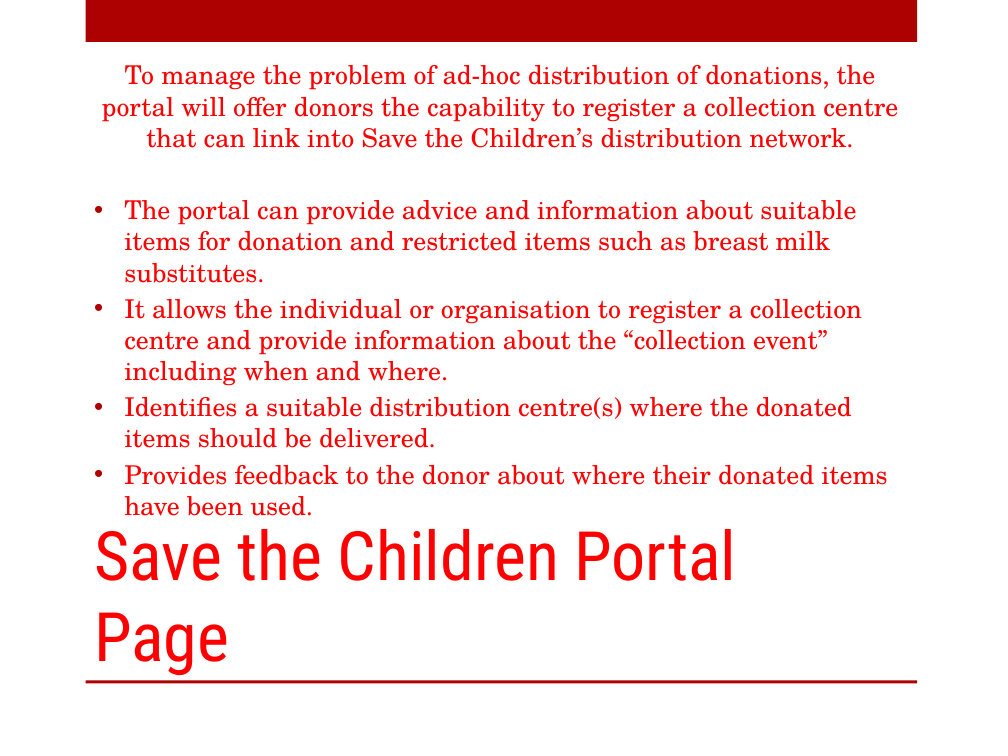
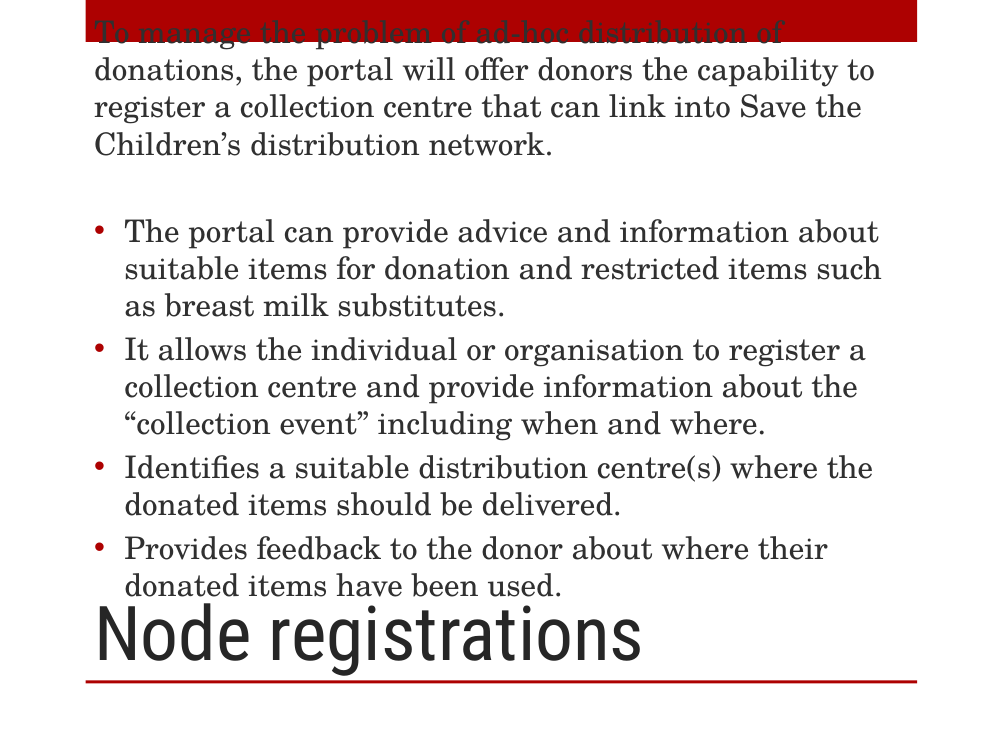
Before and after one commit to dumitruc/ve-hack-day, a slide deck: slide 25 of PPT/SaveTheChildren.pptx (slide 33 before the commit). Drawn at 1008x756 pixels with LibreOffice and Linux fonts; fonts in the diff are those of the drawing; background and template pictures are left out. Boxes give left, top, right and bottom in pixels: in the first picture for what was removed or moved away, otherwise in the second. Text is boxed around its words. In the diff, an @@ line names an element or a change of style, - is before the commit and + after.

```diff
--- a/PPT/SaveTheChildren.pptx
+++ b/PPT/SaveTheChildren.pptx
@@ text "To manage the problem of ..." at [94,20,882,606]: size 18.5 to 22.2 pt, text colour #FF0000 to #303030; alignment centre to left @@
@@ title at [94,591,644,676]: text changed; size 48.6 to 54 pt; text colour #FF0000 to #262626 @@
-Save the Children Portal Page
+Node registrations
```
Also in this commit, not shown: 5 other slides changed, 4 slides added, 8 slides removed, 1 other file.
